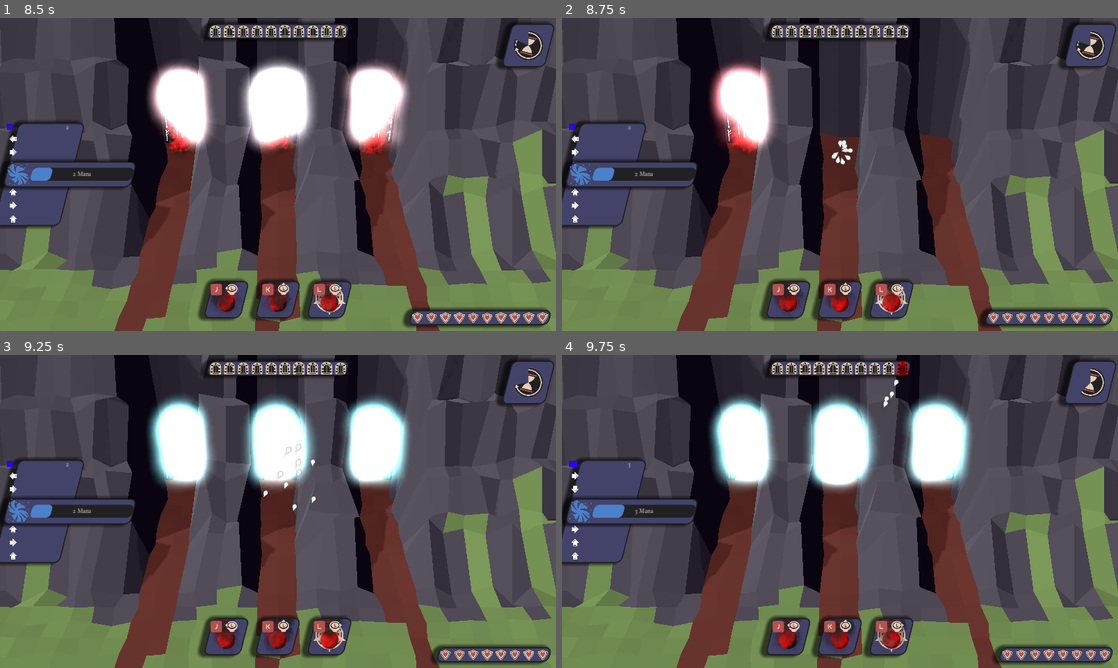
Above: before the commit, frames 1-4 (two rows, left to right).
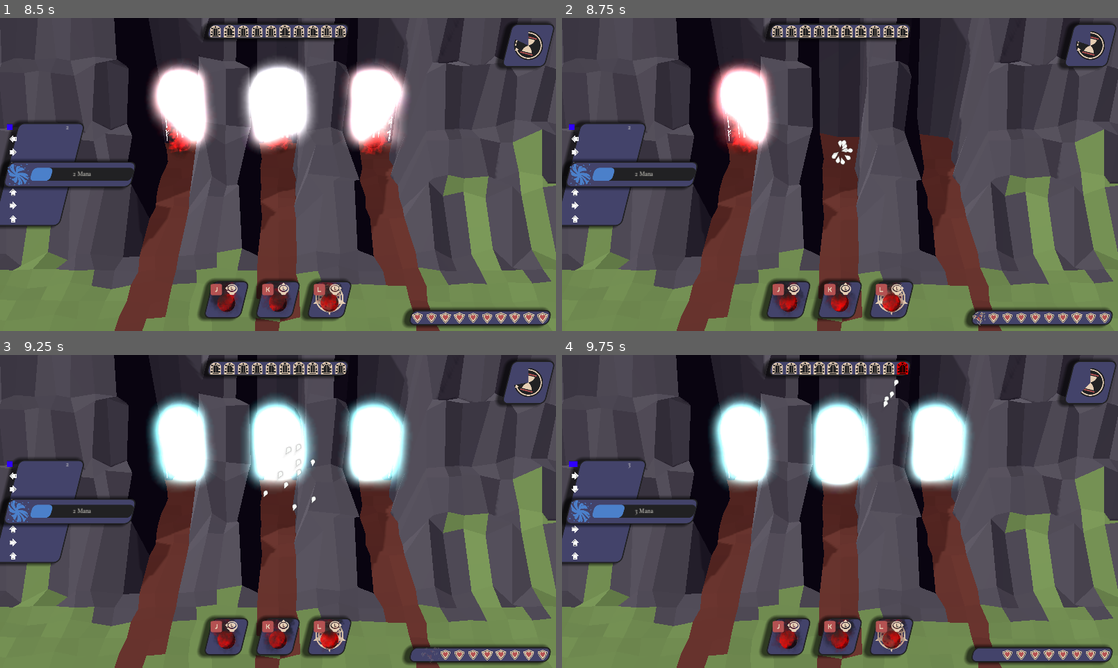
Above: after the commit, the same moments.

Repository: emmdie/3m5Jam2024_1
Game: Godot game, scene res://main.tscn
The game is run twice, just before and just after one commit, with the same random seed, the same clock (stepped at 60 frames per second) and the same inputs.
Inputs (mouse positions are in pixels of both pictures, inside the frame that each line leads up to):
- Up to frame 1 (8.5 s): click "Start" at 0.5 s; move the mouse to (400, 158) at 1.27 s; hold D (minigame_Right) 1.28-2.03 s; hold J (select_0) 1.28-2.03 s; move the mouse to (166, 190) at 2.02 s; hold S (minigame_Down) 2.03-2.78 s; tap one key every 1.5 s from 2.1 s: K (select_1) Left (summon_lane_0) Right (summon_lane_2) K (select_1) Left (summon_lane_0); move the mouse to (333, 105) at 2.77 s; hold D (minigame_Right) 2.78-3.53 s; hold L (select_2) 2.78-3.53 s; move the mouse to (250, 237) at 3.52 s; hold W (minigame_Up) 3.53-4.28 s; move the mouse to (444, 221) at 4.27 s; hold Up (summon_lane_1) 4.28-5.03 s; hold A (minigame_Left) 4.28-5.78 s; move the mouse to (111, 127) at 5.02 s; move the mouse to (305, 174) at 5.77 s; hold S (minigame_Down) 5.78-6.53 s; hold J (select_0) 5.78-6.53 s; move the mouse to (194, 96) at 6.52 s; hold D (minigame_Right) 6.53-7.28 s; move the mouse to (400, 158) at 7.27 s; hold W (minigame_Up) 7.28-8.03 s; hold L (select_2) 7.28-8.03 s; move the mouse to (166, 190) at 8.02 s; hold D (minigame_Right) from 8.03 s (still down)
- Up to frame 2 (8.75 s): keep holding D (minigame_Right)
- Up to frame 3 (9.25 s): move the mouse to (333, 442) at 8.77 s; release D (minigame_Right) at 8.78 s; hold S (minigame_Down) from 8.78 s (still down); hold Up (summon_lane_1) from 8.78 s (still down)
- Up to frame 4 (9.75 s): move the mouse to (812, 574) at 9.52 s; release S (minigame_Down) at 9.53 s; release Up (summon_lane_1) at 9.53 s; hold A (minigame_Left) from 9.53 s (still down); tap Right (summon_lane_2) at 9.6 s

Frame 1 is identical in both runs. In frame 2, 0.2% of the frame differs, in the area x 72-78%, y 92-100%; in frame 3, 0.4%, in the area x 72-80%, y 92-100%; in frame 4, 0.4%.

Commit message:
Shatter player health

Diff:
--- a/Scenes/Ui/PlayerHealthPanel.gd
+++ b/Scenes/Ui/PlayerHealthPanel.gd
@@ -4,16 +4,29 @@
 
 
 func _ready():
-	GameState.player_health.changed.connect(update)
-	update()
+	GameState.player_health.changed.connect(__animate_loose_health)
 
-func update() -> void:
-	var current_hearts = container.get_children()
-	if current_hearts.size() < GameState.player_health.value:
-		for i in GameState.player_health.value:
-			var heart = heart_scene.instantiate()
-			container.add_child(heart)
-			heart.make_player()
-	else:
-		for i in current_hearts.size() - GameState.player_health.value:
-			container.get_child(i).queue_free()
+	for i in GameState.rules.player_max_health:
+		var heart = heart_scene.instantiate()
+		container.add_child(heart)
+		heart.make_player()
+
+func __animate_loose_health() -> void:
+	var target: CanvasItem = container.get_child(GameState.rules.player_max_health - GameState.player_health.value - 1)
+	"""
+	var pos = target.global_position + Vector2(24, 24)
+	var stream = ParticleOverlay.create_particle_stream(from, pos)
+	stream.hit.connect(func(_c):
+		Input.start_joy_vibration(0, 0.1, 0, 0.05)
+		var tween = get_tree().create_tween()
+		tween.tween_property(target, "modulate:s", 255, 0.01).set_ease(Tween.EASE_OUT).set_trans(Tween.TRANS_CUBIC)
+		tween.tween_property(target, "modulate:s", 0, 0.01).set_ease(Tween.EASE_IN).set_trans(Tween.TRANS_CUBIC)
+		)
+	stream.finished.connect(func():
+		Input.start_joy_vibration(0, 0.1, 0.3, 0.2)
+		#target.modulate.a = 0.0
+		target.explode()
+	)
+	"""
+	Input.start_joy_vibration(0, 0.1, 0.3, 0.2)
+	target.explode()
--- a/Scenes/Ui/enemy_heart.gd
+++ b/Scenes/Ui/enemy_heart.gd
@@ -4,15 +4,18 @@
 @onready var animator = $Node2D/Texture/AnimationPlayer
 @onready var icon = $Node2D/Texture
 
+@onready var animated_sprite := $Node2D/Control/AnimatedSpriteEnemy
+
 func _ready() -> void:
 	randomize_playback_speed()
+	animated_sprite.show()
 
 func explode() -> void:
 	$Node2D/Texture.modulate.a = 0.0
 	$Node2D/Control.show()
-	$Node2D/Control/AnimatedSprite2D.play("default")
+	animated_sprite.play("default")
 	var tween = get_tree().create_tween()
-	tween.tween_property($Node2D/Control/AnimatedSprite2D, "modulate:a", 0, 0.3).set_delay(0.2)
+	tween.tween_property(animated_sprite, "modulate:a", 0, 0.3).set_delay(0.2)
 
 func randomize_playback_speed():
 	animator.speed_scale = randf_range(0.7, 1.5)
@@ -22,6 +25,12 @@
 
 func make_player():
 	icon.texture = player_icon
+	animated_sprite.hide()
+	animated_sprite = $Node2D/Control/AnimatedSpritePlayer
+	animated_sprite.show()
 
 func make_enemy():
 	icon.texture = enemy_icon
+	animated_sprite.hide()
+	animated_sprite = $Node2D/Control/AnimatedSpriteEnemy
+	animated_sprite.show()
--- a/Scenes/Ui/enemy_heart.tscn
+++ b/Scenes/Ui/enemy_heart.tscn
@@ -4,23 +4,23 @@
 [ext_resource type="Texture2D" uid="uid://bsoia255315sv" path="res://Assets/Textures/Ui/Hud/heart-shield.png" id="1_vlto0"]
 [ext_resource type="Script" path="res://Scenes/Ui/enemy_heart.gd" id="2_kgy70"]
 [ext_resource type="Texture2D" uid="uid://csqo4om0ptcb5" path="res://Assets/Textures/Ui/Hud/doorway.png" id="3_453l7"]
-[ext_resource type="Texture2D" uid="uid://dqskcq4wnd2qc" path="res://Assets/Textures/Ui/Hud/doorway_shatter/0001.png" id="5_vbwm8"]
-[ext_resource type="Texture2D" uid="uid://cct31pj2pcn8a" path="res://Assets/Textures/Ui/Hud/doorway_shatter/0002.png" id="6_g61gi"]
-[ext_resource type="Texture2D" uid="uid://cmhrdxjce06gl" path="res://Assets/Textures/Ui/Hud/doorway_shatter/0003.png" id="7_i0o8v"]
-[ext_resource type="Texture2D" uid="uid://bvqe7ci67xt2b" path="res://Assets/Textures/Ui/Hud/doorway_shatter/0004.png" id="8_ivd2w"]
-[ext_resource type="Texture2D" uid="uid://1j2bh3joywb5" path="res://Assets/Textures/Ui/Hud/doorway_shatter/0005.png" id="9_00x0x"]
-[ext_resource type="Texture2D" uid="uid://db7vgqsebm1g0" path="res://Assets/Textures/Ui/Hud/doorway_shatter/0006.png" id="10_cuvx0"]
-[ext_resource type="Texture2D" uid="uid://cjx4r7sfeckvi" path="res://Assets/Textures/Ui/Hud/doorway_shatter/0007.png" id="11_xakmf"]
-[ext_resource type="Texture2D" uid="uid://caxq6tuw2m76o" path="res://Assets/Textures/Ui/Hud/doorway_shatter/0008.png" id="12_l3q6m"]
-[ext_resource type="Texture2D" uid="uid://cjoxl0khrnmyp" path="res://Assets/Textures/Ui/Hud/doorway_shatter/0009.png" id="13_j1tqj"]
-[ext_resource type="Texture2D" uid="uid://br2uucyxbuxbh" path="res://Assets/Textures/Ui/Hud/doorway_shatter/0010.png" id="14_x6wkb"]
-[ext_resource type="Texture2D" uid="uid://d3pcepw0eq32q" path="res://Assets/Textures/Ui/Hud/doorway_shatter/0011.png" id="15_aageg"]
-[ext_resource type="Texture2D" uid="uid://uovp08bdj3us" path="res://Assets/Textures/Ui/Hud/doorway_shatter/0012.png" id="16_vff0f"]
-[ext_resource type="Texture2D" uid="uid://d0nt6hxfa20j2" path="res://Assets/Textures/Ui/Hud/doorway_shatter/0013.png" id="17_qyctx"]
-[ext_resource type="Texture2D" uid="uid://b0djpem4xj6bg" path="res://Assets/Textures/Ui/Hud/doorway_shatter/0014.png" id="18_gci1n"]
-[ext_resource type="Texture2D" uid="uid://85o6hh7cpcoj" path="res://Assets/Textures/Ui/Hud/doorway_shatter/0015.png" id="19_xask1"]
-[ext_resource type="Texture2D" uid="uid://coisubkikx2g3" path="res://Assets/Textures/Ui/Hud/doorway_shatter/0016.png" id="20_hky1b"]
-[ext_resource type="Texture2D" uid="uid://barre2u3k5tnu" path="res://Assets/Textures/Ui/Hud/doorway_shatter/0017.png" id="21_pcr7a"]
+[ext_resource type="Texture2D" uid="uid://wfq2pu74iabs" path="res://Assets/Textures/Ui/Hud/heart_shatter/0001.png" id="5_f01hj"]
+[ext_resource type="Texture2D" uid="uid://bnvuk5qyepsc4" path="res://Assets/Textures/Ui/Hud/heart_shatter/0002.png" id="6_r1gmk"]
+[ext_resource type="Texture2D" uid="uid://brt66s6awp3kf" path="res://Assets/Textures/Ui/Hud/heart_shatter/0003.png" id="7_1tmmc"]
+[ext_resource type="Texture2D" uid="uid://bfmhxpj4dtruf" path="res://Assets/Textures/Ui/Hud/heart_shatter/0004.png" id="8_vprie"]
+[ext_resource type="Texture2D" uid="uid://wej3w74hsu3k" path="res://Assets/Textures/Ui/Hud/heart_shatter/0005.png" id="9_te6fg"]
+[ext_resource type="Texture2D" uid="uid://dkbrr04x7cgl7" path="res://Assets/Textures/Ui/Hud/heart_shatter/0006.png" id="10_crmc3"]
+[ext_resource type="Texture2D" uid="uid://doqdqafghn3wu" path="res://Assets/Textures/Ui/Hud/heart_shatter/0007.png" id="11_1u3xu"]
+[ext_resource type="Texture2D" uid="uid://cwrgsgcr07s6n" path="res://Assets/Textures/Ui/Hud/heart_shatter/0008.png" id="12_2iwe0"]
+[ext_resource type="Texture2D" uid="uid://cserrx6jmwcih" path="res://Assets/Textures/Ui/Hud/heart_shatter/0009.png" id="13_p7m1h"]
+[ext_resource type="Texture2D" uid="uid://dgajbu7oj60mp" path="res://Assets/Textures/Ui/Hud/heart_shatter/0010.png" id="14_d1grw"]
+[ext_resource type="Texture2D" uid="uid://bxovbhnkk34hh" path="res://Assets/Textures/Ui/Hud/heart_shatter/0011.png" id="15_j1s7p"]
+[ext_resource type="Texture2D" uid="uid://2xynvu2kkm2l" path="res://Assets/Textures/Ui/Hud/heart_shatter/0012.png" id="16_q01nw"]
+[ext_resource type="Texture2D" uid="uid://d1y40b4y8du77" path="res://Assets/Textures/Ui/Hud/heart_shatter/0013.png" id="17_ivp2y"]
+[ext_resource type="Texture2D" uid="uid://cl2ml5koufxuw" path="res://Assets/Textures/Ui/Hud/heart_shatter/0014.png" id="18_7xdrp"]
+[ext_resource type="Texture2D" uid="uid://c8h30xkytchi2" path="res://Assets/Textures/Ui/Hud/heart_shatter/0015.png" id="19_xsdx3"]
+[ext_resource type="Texture2D" uid="uid://dnt404owom4pv" path="res://Assets/Textures/Ui/Hud/heart_shatter/0016.png" id="20_lnu8s"]
+[ext_resource type="Texture2D" uid="uid://d24r5nu6ma3xy" path="res://Assets/Textures/Ui/Hud/heart_shatter/0017.png" id="21_pt13v"]
 
 [sub_resource type="Animation" id="Animation_m2ceu"]
 length = 0.001
@@ -63,55 +63,55 @@
 animations = [{
 "frames": [{
 "duration": 1.0,
-"texture": ExtResource("5_vbwm8")
+"texture": ExtResource("5_f01hj")
 }, {
 "duration": 1.0,
-"texture": ExtResource("6_g61gi")
+"texture": ExtResource("6_r1gmk")
 }, {
 "duration": 1.0,
-"texture": ExtResource("7_i0o8v")
+"texture": ExtResource("7_1tmmc")
 }, {
 "duration": 1.0,
-"texture": ExtResource("8_ivd2w")
+"texture": ExtResource("8_vprie")
 }, {
 "duration": 1.0,
-"texture": ExtResource("9_00x0x")
+"texture": ExtResource("9_te6fg")
 }, {
 "duration": 1.0,
-"texture": ExtResource("10_cuvx0")
+"texture": ExtResource("10_crmc3")
 }, {
 "duration": 1.0,
-"texture": ExtResource("11_xakmf")
+"texture": ExtResource("11_1u3xu")
 }, {
 "duration": 1.0,
-"texture": ExtResource("12_l3q6m")
+"texture": ExtResource("12_2iwe0")
 }, {
 "duration": 1.0,
-"texture": ExtResource("13_j1tqj")
+"texture": ExtResource("13_p7m1h")
 }, {
 "duration": 1.0,
-"texture": ExtResource("14_x6wkb")
+"texture": ExtResource("14_d1grw")
 }, {
 "duration": 1.0,
-"texture": ExtResource("15_aageg")
+"texture": ExtResource("15_j1s7p")
 }, {
 "duration": 1.0,
-"texture": ExtResource("16_vff0f")
+"texture": ExtResource("16_q01nw")
 }, {
 "duration": 1.0,
-"texture": ExtResource("17_qyctx")
+"texture": ExtResource("17_ivp2y")
 }, {
 "duration": 1.0,
-"texture": ExtResource("18_gci1n")
+"texture": ExtResource("18_7xdrp")
 }, {
 "duration": 1.0,
-"texture": ExtResource("19_xask1")
+"texture": ExtResource("19_xsdx3")
 }, {
 "duration": 1.0,
-"texture": ExtResource("20_hky1b")
+"texture": ExtResource("20_lnu8s")
 }, {
 "duration": 1.0,
-"texture": ExtResource("21_pcr7a")
+"texture": ExtResource("21_pt13v")
 }],
 "loop": false,
 "name": &"default",
@@ -167,7 +167,14 @@
 grow_horizontal = 2
 grow_vertical = 2
 
-[node name="AnimatedSprite2D" type="AnimatedSprite2D" parent="Node2D/Control"]
+[node name="AnimatedSpriteEnemy" type="AnimatedSprite2D" parent="Node2D/Control"]
+visible = false
+scale = Vector2(0.125, 0.125)
+sprite_frames = SubResource("SpriteFrames_ok8ns")
+frame_progress = 0.30672
+
+[node name="AnimatedSpritePlayer" type="AnimatedSprite2D" parent="Node2D/Control"]
+visible = false
 scale = Vector2(0.125, 0.125)
 sprite_frames = SubResource("SpriteFrames_ok8ns")
 frame_progress = 0.30672
Binary file added: Assets/Textures/Ui/Hud/heart_shatter/0001.png
Not shown, added: Assets/Textures/Ui/Hud/heart_shatter/0001.png.import
Binary file added: Assets/Textures/Ui/Hud/heart_shatter/0002.png
Not shown, added: Assets/Textures/Ui/Hud/heart_shatter/0002.png.import
Binary file added: Assets/Textures/Ui/Hud/heart_shatter/0003.png
Not shown, added: Assets/Textures/Ui/Hud/heart_shatter/0003.png.import
Binary file added: Assets/Textures/Ui/Hud/heart_shatter/0004.png
Not shown, added: Assets/Textures/Ui/Hud/heart_shatter/0004.png.import
Binary file added: Assets/Textures/Ui/Hud/heart_shatter/0005.png
Not shown, added: Assets/Textures/Ui/Hud/heart_shatter/0005.png.import
Binary file added: Assets/Textures/Ui/Hud/heart_shatter/0006.png
Not shown, added: Assets/Textures/Ui/Hud/heart_shatter/0006.png.import
(and 22 more such lines)
